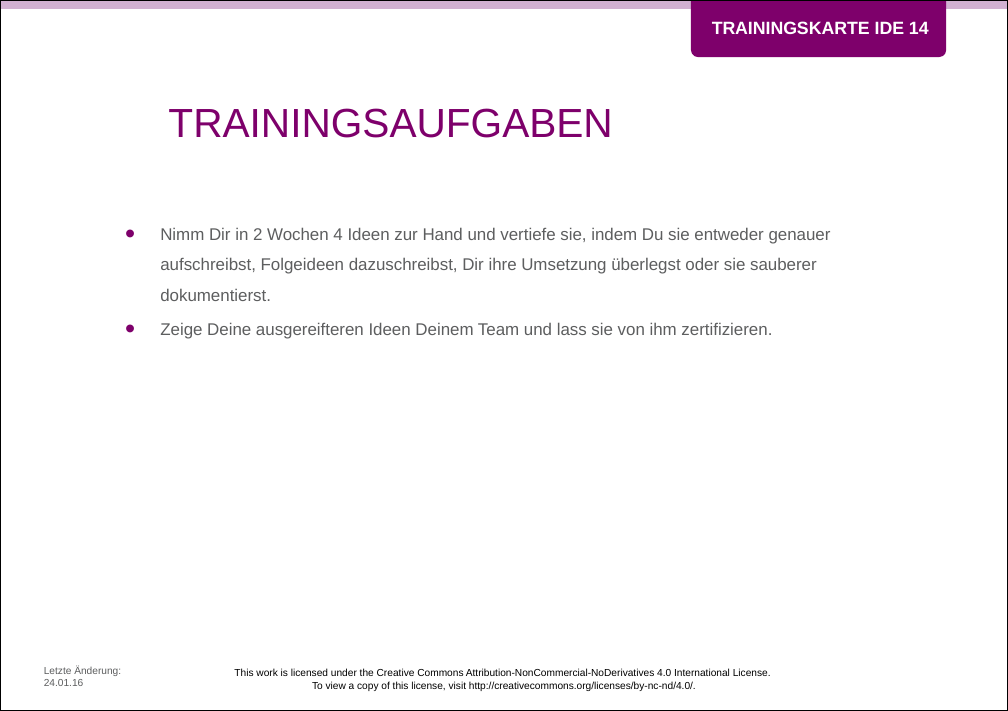
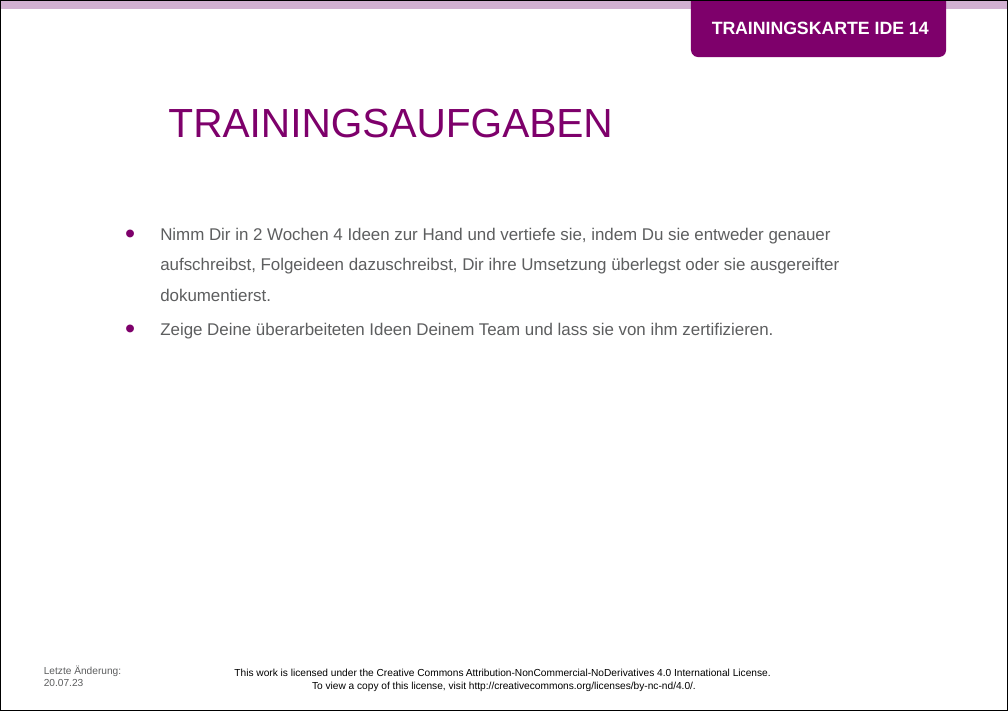
Before and after one commit to Teamtool/training-materials, a slide deck: slide 2 of training-cards/music moves/Ideas (IDE)/ger/apprentice/ger_IDE_14_Ideen_weiterspinnen_MM_A.pptx. Drawn at 1008x711 pixels with LibreOffice and Linux fonts; fonts in the diff are those of the drawing; background and template pictures are left out. Boxes give left, top, right and bottom in pixels: in the first picture for what was removed or moved away, otherwise in the second. Text is boxed around its words. In the diff, an @@ line names an element or a change of style, - is before the commit and + after.

Commit message:
IDE 14 für Promotion überarbeitet

```diff
--- a/training-cards/music moves/Ideas (IDE)/ger/apprentice/ger_IDE_14_Ideen_weiterspinnen_MM_A.pptx
+++ b/training-cards/music moves/Ideas (IDE)/ger/apprentice/ger_IDE_14_Ideen_weiterspinnen_MM_A.pptx
@@ text at (x1=160, y1=227, x2=839, y2=339): text changed @@
-• Nimm Dir in 2 Wochen 4 Ideen zur Hand und vertiefe sie, indem Du sie entweder genauer aufschreibst, Folgeideen dazuschreibst, Dir ihre Umsetzung überlegst oder sie sauberer dokumentierst.
-• Zeige Deine ausgereifteren Ideen Deinem Team und lass sie von ihm zertifizieren.
+• Nimm Dir in 2 Wochen 4 Ideen zur Hand und vertiefe sie, indem Du sie entweder genauer aufschreibst, Folgeideen dazuschreibst, Dir ihre Umsetzung überlegst oder sie ausgereifter dokumentierst.
+• Zeige Deine überarbeiteten Ideen Deinem Team und lass sie von ihm zertifizieren.
@@ text at (x1=44, y1=666, x2=121, y2=686): text changed @@
-Letzte Änderung: 24.01.16
+Letzte Änderung: 20.07.23
```
Also in this commit, not shown: 1 other slide changed, 1 other file.
